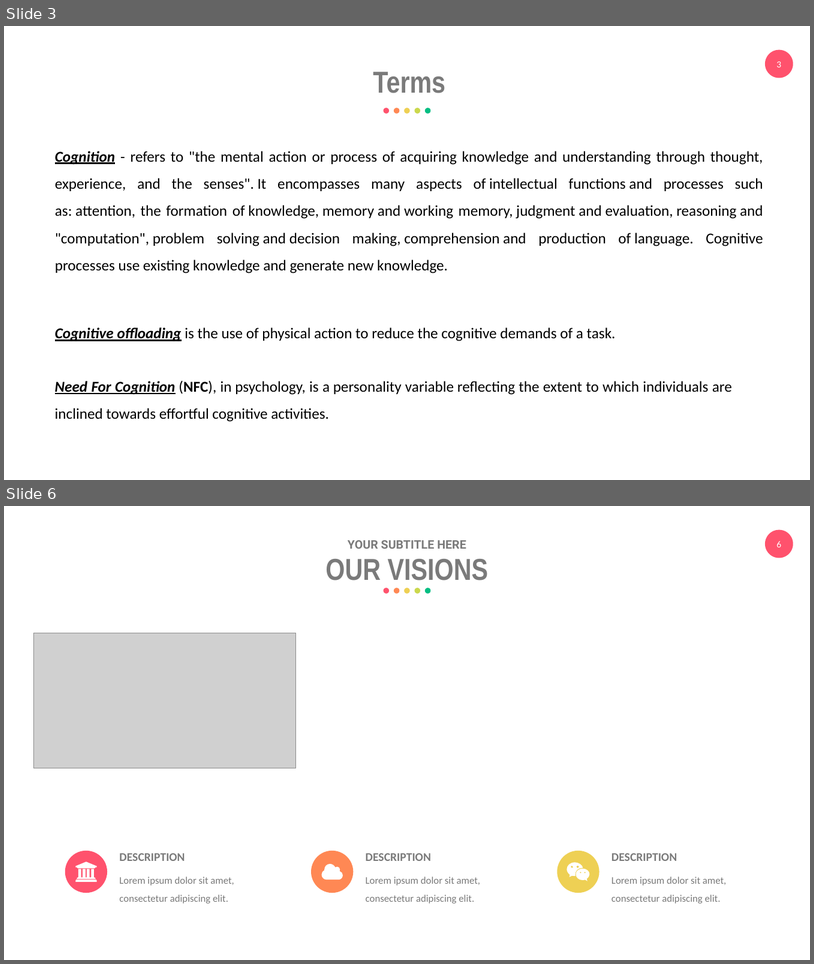
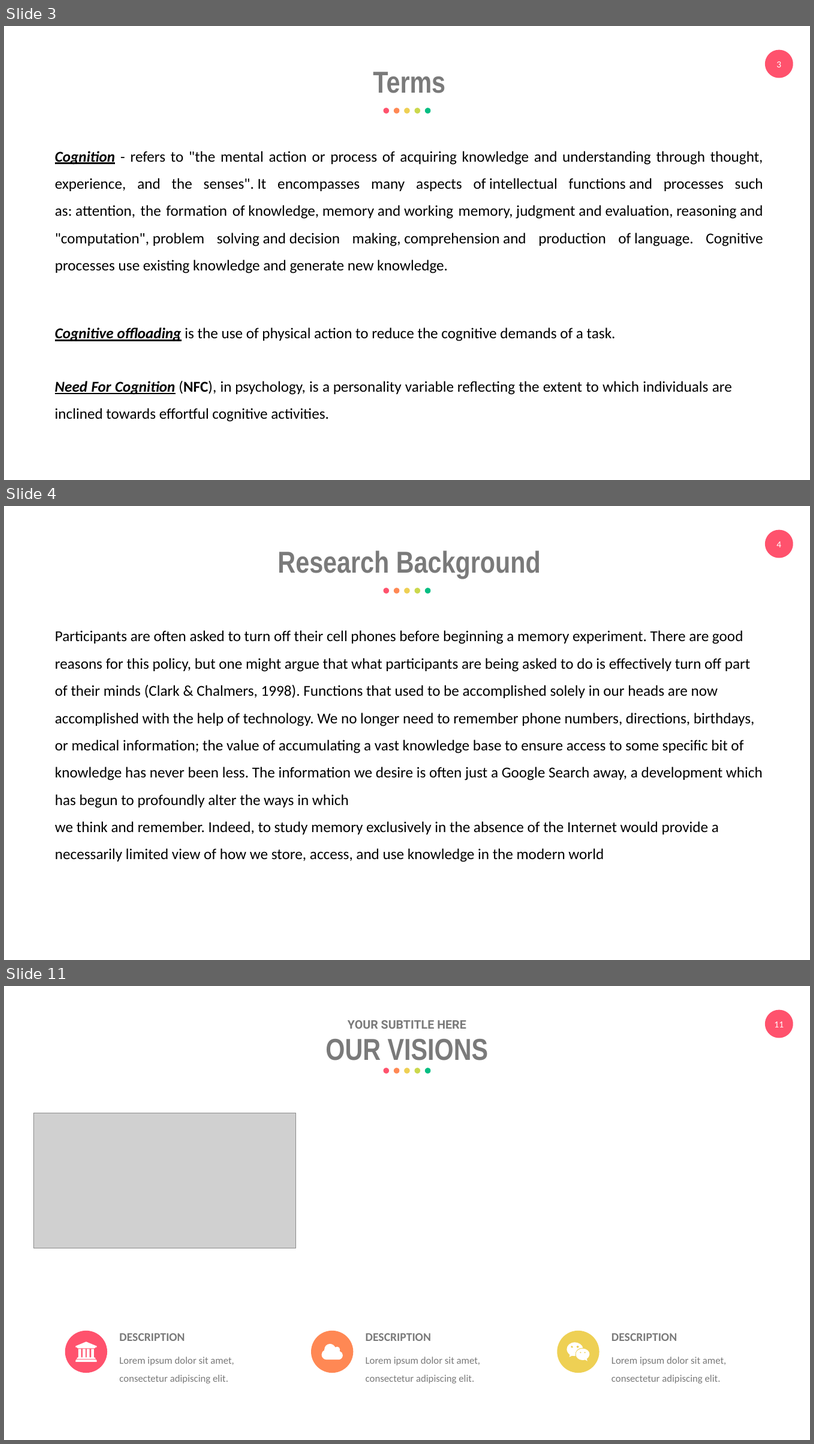
Before and after one commit to eemintz/ResearchML, a slide deck: PresentationEliyahuMintz.pptx. Shown one above the other, each under a label of ours: slides 3 and 6 before the commit, slides 3, 4 and 11 after it; the slides between them are not shown. The pictures are 814x964 and 814x1444 pixels, drawn with LibreOffice and Linux fonts; fonts in the diff are those of the drawing; grey boxes stand for pictures. Boxes give left, top, right and bottom in pixels: in the first picture for what was removed or moved away, otherwise in the second. Text is boxed around its words. In the diff, an @@ line names an element or a change of style, - is before the commit and + after.

```diff
--- a/PresentationEliyahuMintz.pptx
+++ b/PresentationEliyahuMintz.pptx
@@ slide 4 added at [4,506,810,960], background #FFFFFF; not listed: 2 template elements that a slide beside it also shows @@
@@ text added at [278,550,541,579], 36 pt, text #7A7A7A, bold @@
+Research Background
@@ group added at [384,588,431,594]: 5 ellipses @@
@@ text added at [55,630,763,862], 18 pt, text #000000 @@
+Participants are often asked to turn off their cell phones before beginning a memory experiment. There are good reasons for this policy, but one might argue that what participants are being asked to do is effectively turn off part of their minds (Clark & Chalmers, 1998). Functions that used to be accomplished solely in our heads are now accomplished with the help of technology. We no longer need to remember phone numbers, directions, birthdays, or medical information; the value of accumulating a vast knowledge base to ensure access to some specific bit of knowledge has never been less. The information we desire is often just a Google Search away, a development which has begun to profoundly alter the ways in which
+we think and remember. Indeed, to study memory exclusively in the absence of the Internet would provide a necessarily limited view of how we store, access, and use knowledge in the modern world
@@ what was slide 6 is now slide 11 @@
@@ page number at [774,1021,784,1027]: text changed @@
-6
+11
```
Also in this commit, not shown: 4 slides changed, 6 other slides added, 4 slides removed.
